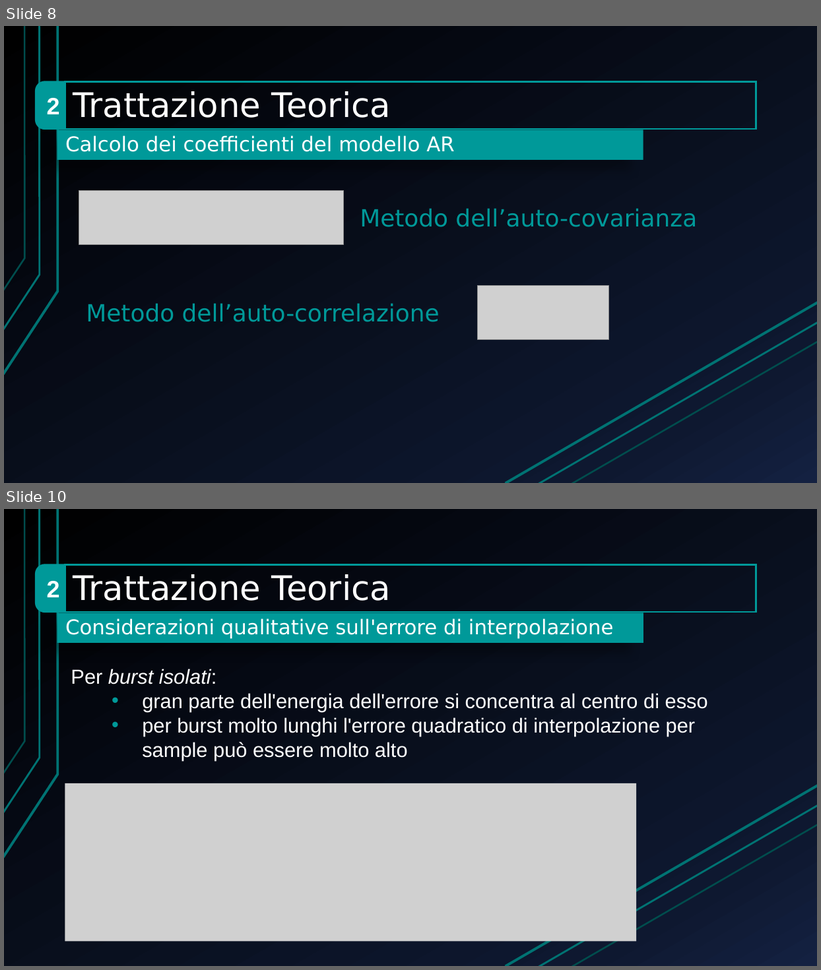
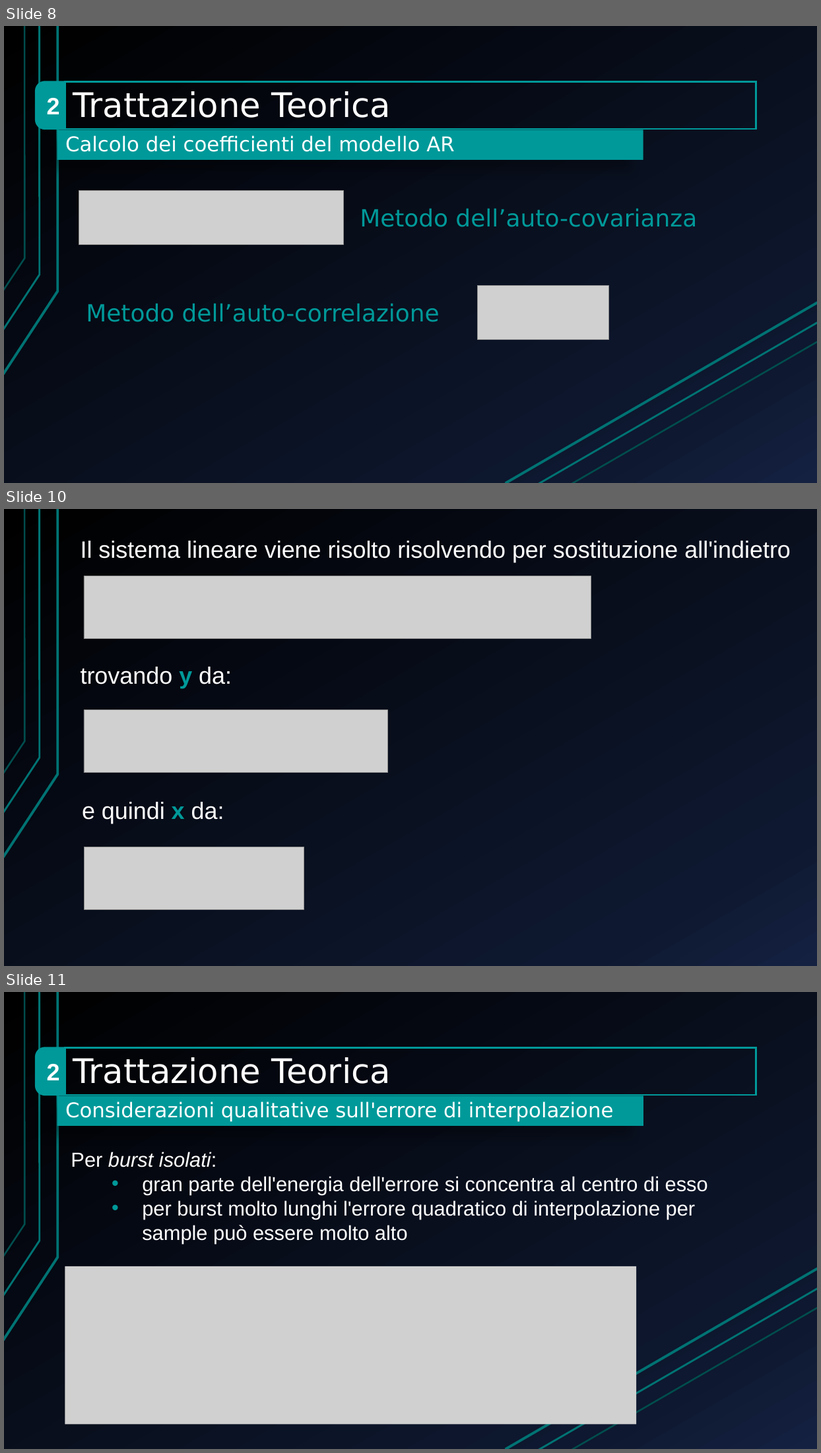
Before and after one commit to emainta/audiorestorationinmatlab, a slide deck: Relazione/presentazioneProgettoFinal.pptx. Shown one above the other, each under a label of ours: slides 8 and 10 before the commit, slides 8, 10 and 11 after it; the slides between them are not shown. The pictures are 821x970 and 821x1453 pixels, drawn with LibreOffice and Linux fonts; fonts in the diff are those of the drawing; grey boxes stand for pictures. Boxes give left, top, right and bottom in pixels: in the first picture for what was removed or moved away, otherwise in the second. Text is boxed around its words. In the diff, an @@ line names an element or a change of style, - is before the commit and + after.

```diff
--- a/Relazione/presentazioneProgettoFinal.pptx
+++ b/Relazione/presentazioneProgettoFinal.pptx
@@ slide 10 added at box(4, 509, 817, 966), background gradient #000000 to #0F1931 to #142242; not listed: 3 template elements that a slide beside it also shows @@
@@ text added at box(81, 541, 791, 562), 28 pt, text #FFFFFF @@
+Il sistema lineare viene risolto risolvendo per sostituzione all'indietro
@@ picture added at box(84, 576, 591, 639) @@
@@ text added at box(81, 667, 232, 689), 28 pt, text #FFFFFF @@
+trovando y da:
@@ picture added at box(84, 710, 387, 773) @@
@@ text added at box(82, 802, 224, 824), 28 pt, text #FFFFFF @@
+e quindi x da:
@@ picture added at box(85, 847, 304, 910) @@
@@ what was slide 10 is now slide 11 @@
```
Also in this commit, not shown: 1 slide changed.
